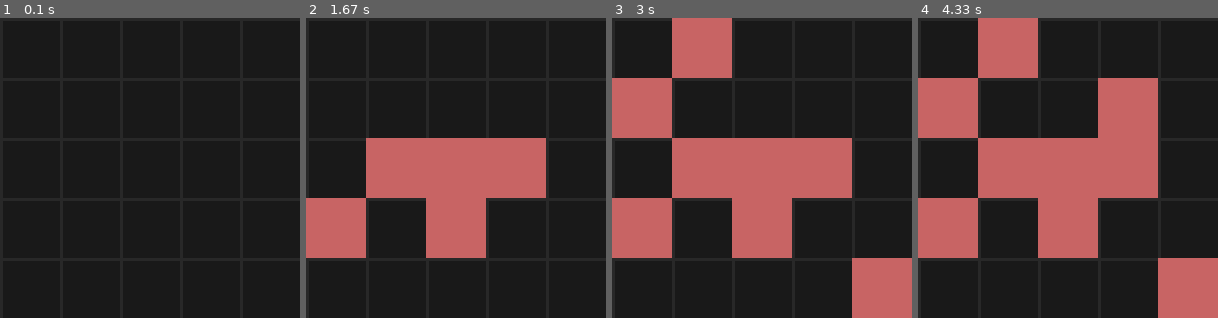
Above: before the commit, frames 1-4 (left to right).
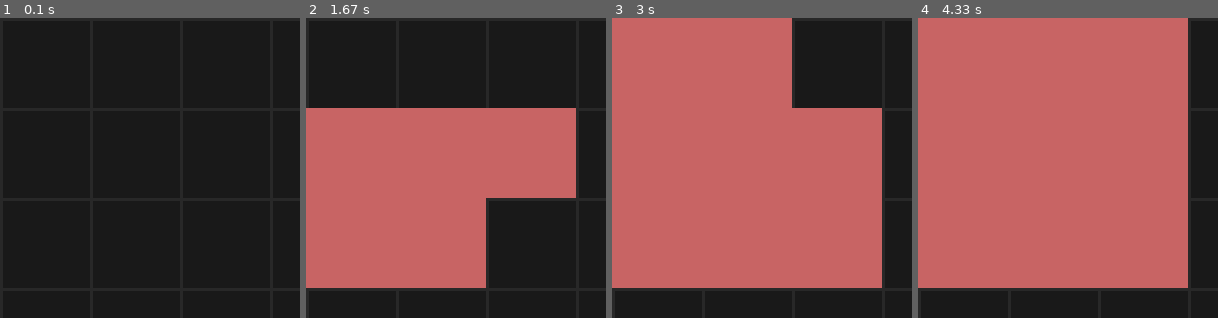
Above: after the commit, the same moments.

Repository: UTN-FRM-TUP/Grupo-A-TM
Game: pygame game, started from Proyecto/editor.py
The game is run twice, just before and just after one commit, with the same random seed, the same clock (stepped at 60 frames per second) and the same inputs.
Inputs (mouse positions are in pixels of both pictures, inside the frame that each line leads up to):
- Up to frame 1 (0.1 s): no input
- Up to frame 2 (1.67 s): press the mouse at (456, 186) at 0.37 s; move the mouse to (420, 177) at 0.47 s; release the mouse at (384, 168) at 0.6 s; click (360, 237) at 0.72 s; click (489, 192) at 1.05 s; click (441, 246) at 1.38 s
- Up to frame 3 (3 s): click (873, 279) at 1.72 s; click (711, 69) at 2.05 s; click (648, 99) at 2.38 s
- Up to frame 4 (4.33 s): click (1134, 93) at 3.22 s

The runs differ from the first frame. In frame 2, 25% of the frame differs, in the area x 0-90%, y 30-90%; in frame 3, 46%; in frame 4, 51%, in the area x 0-100%, y 0-100%.

Commit message:
agregado archivo diseño

Diff:
--- a/Proyecto/editor.py
+++ b/Proyecto/editor.py
@@ -19,8 +19,8 @@
 gameState = np.zeros((nxC,  nyC), dtype=int)
 
 # dimensiones de cada celda individual
-dimCW = 20
-dimCH = 20
+dimensionAltoCelda = 30
+dimensionAnchoCelda = 30
 
 
 while True:
@@ -36,9 +36,9 @@
 
         if sum(mouseClick) > 0:
             posX, posY = pygame.mouse.get_pos()
-            celX, celY = int(np.floor(posX / dimCW)), int(
-                np.floor(posY / dimCH))
-            newGameState[celX, celY] = not mouseClick[2]
+            celX, celY = int(np.trunc(posX / dimensionAnchoCelda)), int(
+                np.trunc(posY / dimensionAltoCelda))
+            newGameState[celX, celY] = 1
 
         if event.type == QUIT:
             pygame.quit()
@@ -48,10 +48,10 @@
         for x in range(0, nyC):
 
             # Calculamos el polígono que forma la celda.
-            poly = [((x) * dimCW, y * dimCH),
-                    ((x+1) * dimCW, y * dimCH),
-                    ((x+1) * dimCW, (y+1) * dimCH),
-                    ((x) * dimCW, (y+1) * dimCH)]
+            poly = [((x) * dimensionAnchoCelda, y * dimensionAltoCelda),
+                    ((x+1) * dimensionAnchoCelda, y * dimensionAltoCelda),
+                    ((x+1) * dimensionAnchoCelda, (y+1) * dimensionAltoCelda),
+                    ((x) * dimensionAnchoCelda, (y+1) * dimensionAltoCelda)]
 
             # Si es espacio pintamos un recuadro con borde gris
             if newGameState[x, y] == 0:
--- a/escenario.txt
+++ b/escenario.txt
@@ -1,5 +1,5 @@
 [[1 1 0 0 0]
- [1 1 0 0 0]
- [1 1 0 0 0]
- [1 1 0 0 0]
- [1 1 0 0 0]]
+ [0 0 0 0 0]
+ [0 0 0 0 0]
+ [0 0 0 0 0]
+ [0 0 0 0 0]]
Not shown, changed: README.md
Not shown, added: Proyecto/app.md
